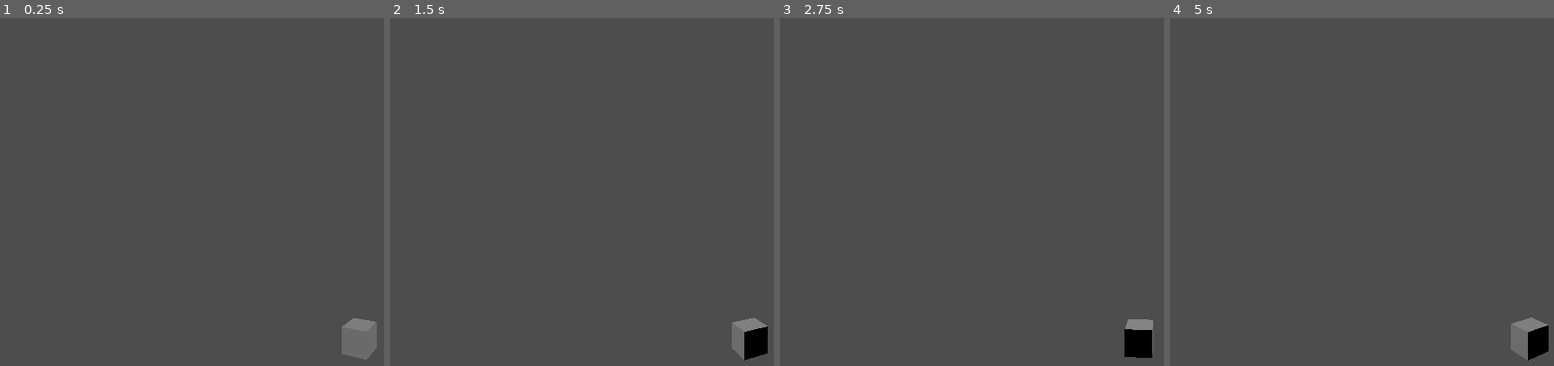
Above: before the commit, frames 1-4 (left to right).
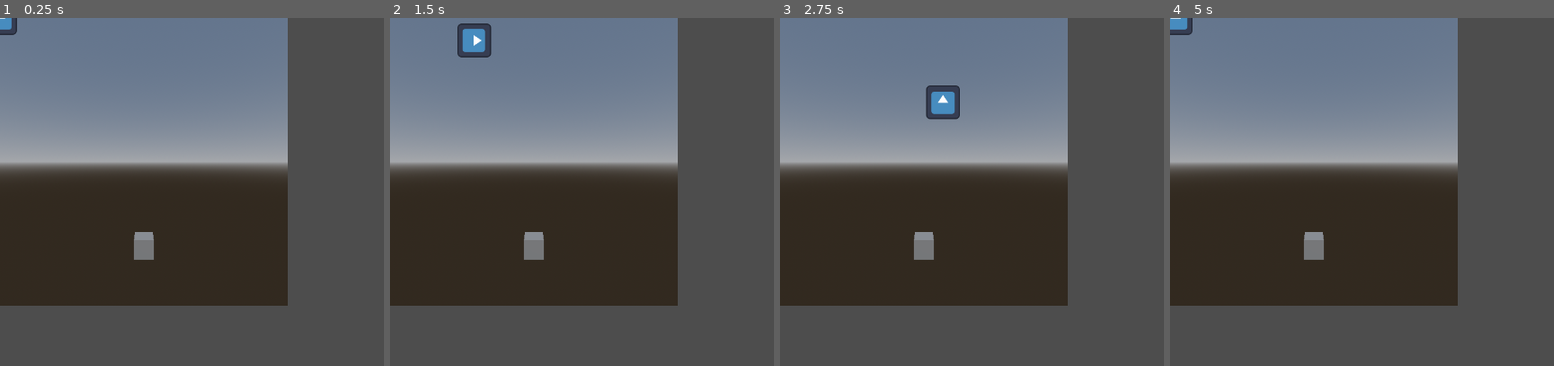
Above: after the commit, the same moments.

Repository: panorb/ludum-dare-55
Game: Godot game, scene res://game.tscn
Two runs of this game, one before a commit and one after it. Both use one fixed random seed, a clock stepped at 60 frames per second and the inputs below. Before the commit the project starts from res://level/background/background.tscn. The engine's default icon, where the game draws it, is replaced by a stand-in: a white triangle on a blue panel in a dark square.
Inputs:
- Up to frame 1 (0.25 s): no input
- Up to frame 2 (1.5 s): tap Enter at 0.5 s; hold Right (ui_right) 0.53-1.28 s; hold Down (ui_down) from 1.28 s (still down)
- Up to frame 3 (2.75 s): release Down (ui_down) at 2.03 s; hold Right (ui_right) from 2.03 s (still down)
- Up to frame 4 (5 s): release Right (ui_right) at 2.78 s; hold Up (ui_up) 2.78-3.53 s; hold Left (ui_left) from 3.53 s (still down)

The runs differ from the first frame. In frame 1, 61% of the frame differs, in the area x 0-99%, y 0-99%; in frame 2, 61%; in frame 3, 61%; in frame 4, 61%.

Commit message:
set up basic game scene

Diff:
--- /dev/null
+++ b/godot/game.tscn
@@ -0,0 +1,10 @@
+[gd_scene load_steps=3 format=3 uid="uid://dayu6wxnccwhm"]
+
+[ext_resource type="PackedScene" uid="uid://cwbdfcdw51eus" path="res://level/foreground/foreground.tscn" id="1_xpt3n"]
+[ext_resource type="PackedScene" uid="uid://wwe1ojobhi71" path="res://level/background/background.tscn" id="2_gxkxg"]
+
+[node name="Game" type="CanvasLayer"]
+
+[node name="Node3D" parent="." instance=ExtResource("2_gxkxg")]
+
+[node name="Foreground" parent="." instance=ExtResource("1_xpt3n")]
--- a/godot/level/background/background.tscn
+++ b/godot/level/background/background.tscn
@@ -1,11 +1,20 @@
-[gd_scene load_steps=2 format=3 uid="uid://wwe1ojobhi71"]
+[gd_scene load_steps=5 format=3 uid="uid://wwe1ojobhi71"]
 
 [ext_resource type="Script" path="res://level/background/background.gd" id="1_c4stx"]
 
-[node name="Node3D" type="Node3D" node_paths=PackedStringArray("camera_origin", "camera", "camera_focus")]
+[sub_resource type="ProceduralSkyMaterial" id="ProceduralSkyMaterial_ywikl"]
+
+[sub_resource type="Sky" id="Sky_anvrc"]
+sky_material = SubResource("ProceduralSkyMaterial_ywikl")
+
+[sub_resource type="Environment" id="Environment_enxjm"]
+background_mode = 2
+sky = SubResource("Sky_anvrc")
+
+[node name="background" type="Node3D" node_paths=PackedStringArray("camera_origin", "camera", "camera_focus")]
 script = ExtResource("1_c4stx")
 camera_origin = NodePath("CameraOrigin")
-camera = NodePath("CameraOrigin/Camera/Camera3D")
+camera = NodePath("CameraOrigin/Camera/SubViewportContainer/SubViewport/Camera3D")
 camera_focus = NodePath("CameraFocus")
 
 [node name="CSGBox3D" type="CSGBox3D" parent="."]
@@ -16,10 +25,23 @@
 [node name="Camera" type="Node3D" parent="CameraOrigin"]
 transform = Transform3D(1, 0, 0, 0, 1, 0, 0, 0, 1, 0, 5, 10)
 
-[node name="Camera3D" type="Camera3D" parent="CameraOrigin/Camera"]
+[node name="SubViewportContainer" type="SubViewportContainer" parent="CameraOrigin/Camera"]
+offset_right = 40.0
+offset_bottom = 40.0
+
+[node name="SubViewport" type="SubViewport" parent="CameraOrigin/Camera/SubViewportContainer"]
+handle_input_locally = false
+render_target_update_mode = 4
+
+[node name="Camera3D" type="Camera3D" parent="CameraOrigin/Camera/SubViewportContainer/SubViewport"]
+transform = Transform3D(1, 0, 0, 0, 1, 0, 0, 0, 1, 0, 5, 10)
+current = true
 
 [node name="DirectionalLight3D" type="DirectionalLight3D" parent="."]
 transform = Transform3D(0.707107, -0.5, 0.5, 0, 0.707107, 0.707107, -0.707107, -0.5, 0.5, 0, 0, 0)
 
 [node name="CameraFocus" type="Node3D" parent="."]
 transform = Transform3D(1, 0, 0, 0, 1, 0, 0, 0, 1, 0, 5, 0)
+
+[node name="WorldEnvironment" type="WorldEnvironment" parent="."]
+environment = SubResource("Environment_enxjm")
--- a/godot/level/foreground/foreground.tscn
+++ b/godot/level/foreground/foreground.tscn
@@ -4,6 +4,18 @@
 [ext_resource type="Script" path="res://level/foreground/player.gd" id="1_xfmkh"]
 
 [node name="Foreground" type="Node2D"]
+
+[node name="Node2D" parent="." instance=ExtResource("1_ex0qr")]
 script = ExtResource("1_xfmkh")
 
-[node name="Node2D" parent="." instance=ExtResource("1_ex0qr")]
+[node name="SubViewportContainer" type="SubViewportContainer" parent="."]
+offset_right = 512.0
+offset_bottom = 512.0
+
+[node name="SubViewport" type="SubViewport" parent="SubViewportContainer"]
+transparent_bg = true
+handle_input_locally = false
+render_target_update_mode = 4
+
+[node name="Camera2D" type="Camera2D" parent="SubViewportContainer/SubViewport"]
+enabled = false
--- a/godot/level/foreground/player.gd
+++ b/godot/level/foreground/player.gd
@@ -1,3 +1,4 @@
+
 extends Node2D
 
 
@@ -25,8 +26,8 @@
 		position += direction * 200 * delta
 		# when to the left, the sprite is flipped
 		if direction.x < 0:
-			$Node2D/Sprite2D.flip_v = true
+			$Sprite2D.flip_v = true
 		else:
-			$Node2D/Sprite2D.flip_v = false
+			$Sprite2D.flip_v = false
 
 		rotation = direction.angle()
--- a/godot/project.godot
+++ b/godot/project.godot
@@ -11,7 +11,7 @@
 [application]
 
 config/name="Ludum Dare 55"
-run/main_scene="res://level/background/background.tscn"
+run/main_scene="res://game.tscn"
 config/features=PackedStringArray("4.2", "GL Compatibility")
 config/icon="res://icon.svg"
 
--- a/godot/world.tscn
+++ /dev/null
@@ -1,9 +0,0 @@
-[gd_scene format=3 uid="uid://dlwg8ma2krak6"]
-
-[node name="World" type="Control"]
-layout_mode = 3
-anchors_preset = 15
-anchor_right = 1.0
-anchor_bottom = 1.0
-grow_horizontal = 2
-grow_vertical = 2
